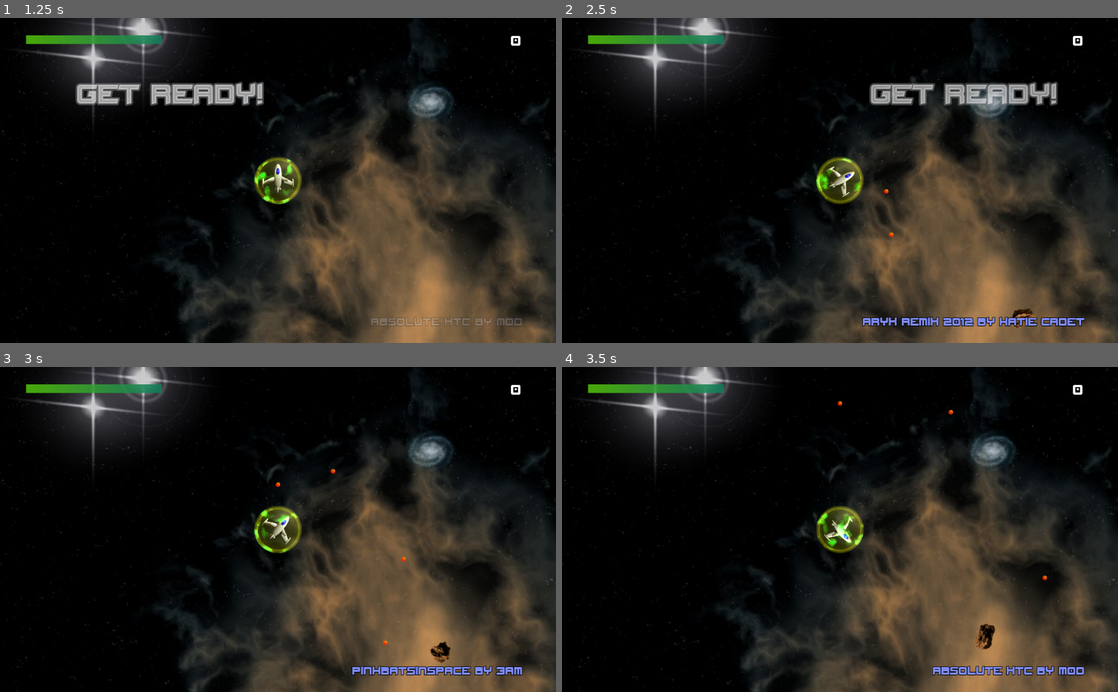
Above: before the commit, frames 1-4 (two rows, left to right).
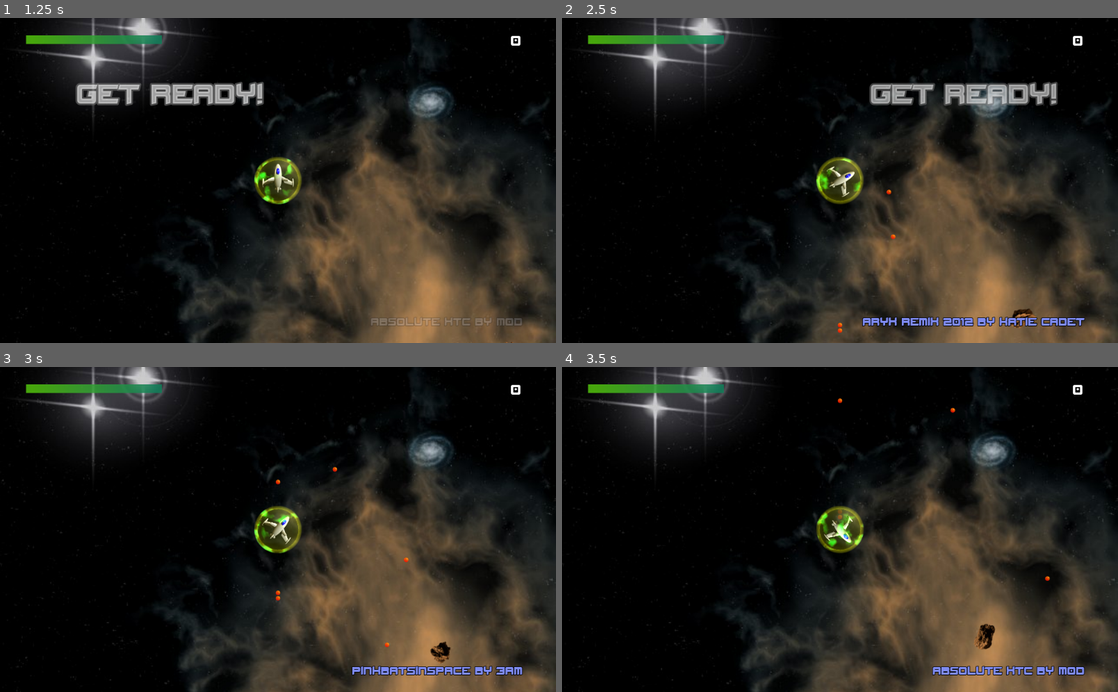
Above: after the commit, the same moments.

Repository: odahoda/asteroids
Game: Godot game, scene res://game.tscn
The game is run twice, just before and just after one commit, with the same random seed, the same clock (stepped at 60 frames per second) and the same inputs.
Inputs:
- Up to frame 1 (1.25 s): click "Play" at 0.5 s
- Up to frame 2 (2.5 s): tap Enter (ui_accept) at 1.25, 2.1, 2.27 s; hold Right (ui_right) 1.28-2.03 s; hold Enter (ui_accept) 1.28-2.03 s; hold Left (ui_left) from 2.03 s (still down)
- Up to frame 3 (3 s): tap Enter (ui_accept) at 2.57 s; release Left (ui_left) at 2.78 s; hold Right (ui_right) from 2.78 s (still down); hold Enter (ui_accept) from 2.78 s (still down)
- Up to frame 4 (3.5 s): keep holding Right (ui_right); keep holding Enter (ui_accept)

Frame 1 is identical in both runs. In frame 2, less than 0.1% of the frame differs, in the area x 49-60%, y 52-98%; in frame 3, less than 0.1%, in the area x 49-74%, y 30-87%; in frame 4, less than 0.1%.

Commit message:
Bullet wrap around, too, and fade out.

Diff:
--- a/bullet.gd
+++ b/bullet.gd
@@ -2,13 +2,28 @@
 extends Area2D
 
 var velocity = Vector2(100, 0)
+var lifetime = 0.0
 
 func _ready() -> void:
 	pass
 
-func _physics_process(delta: float) -> void:
+func _process(delta: float) -> void:
+	lifetime += delta
+	if lifetime > 2.0:
+		$animations.play('fade')
+		$animations.connect('animation_finished', self, '__faded', [], CONNECT_ONESHOT)
+
 	position += velocity * delta
 
+	var screen = get_viewport_rect().size
+	if position.x < -32:
+		position.x = screen.x + 32
+	elif position.x >= screen.x + 32:
+		position.x = -32
+	if position.y < -32:
+		position.y = screen.y + 32
+	elif position.y >= screen.y + 32:
+		position.y = -32
 
-func _on_VisibilityNotifier2D_viewport_exited(_viewport: Viewport) -> void:
+func __faded(_anim) -> void:
 	queue_free()
--- a/bullet.tscn
+++ b/bullet.tscn
@@ -1,10 +1,26 @@
-[gd_scene load_steps=4 format=2]
+[gd_scene load_steps=5 format=2]
 
 [ext_resource path="res://assets/ball1.png" type="Texture" id=1]
 [ext_resource path="res://bullet.gd" type="Script" id=2]
 
 [sub_resource type="CircleShape2D" id=1]
 radius = 8.0
+
+[sub_resource type="Animation" id=2]
+resource_name = "fade"
+length = 0.3
+tracks/0/type = "value"
+tracks/0/path = NodePath(".:modulate")
+tracks/0/interp = 1
+tracks/0/loop_wrap = true
+tracks/0/imported = false
+tracks/0/enabled = true
+tracks/0/keys = {
+"times": PoolRealArray( 0, 0.3 ),
+"transitions": PoolRealArray( 1, 1 ),
+"update": 0,
+"values": [ Color( 1, 1, 1, 1 ), Color( 1, 1, 1, 0 ) ]
+}
 
 [node name="bullet" type="Area2D"]
 scale = Vector2( 0.5, 0.5 )
@@ -16,5 +32,5 @@
 [node name="CollisionShape2D" type="CollisionShape2D" parent="."]
 shape = SubResource( 1 )
 
-[node name="VisibilityNotifier2D" type="VisibilityNotifier2D" parent="."]
-[connection signal="viewport_exited" from="VisibilityNotifier2D" to="." method="_on_VisibilityNotifier2D_viewport_exited"]
+[node name="animations" type="AnimationPlayer" parent="."]
+anims/fade = SubResource( 2 )
--- a/level.gd
+++ b/level.gd
@@ -181,6 +181,9 @@
 	snd.play()
 
 func shoot() -> void:
+	if player == null:
+		return
+
 	var bullet = bullet_scene.instance()
 	bullet.position = player.get_node('tip').global_position
 	bullet.velocity = Vector2(0, -300).rotated(player.rotation) + player.velocity
